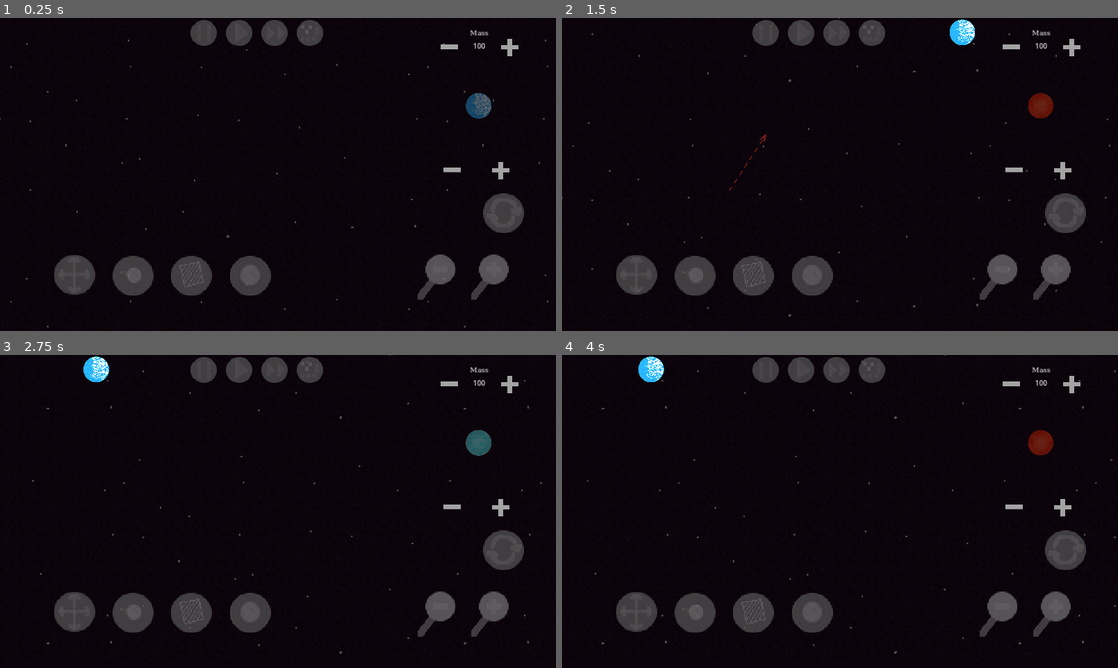
Above: before the commit, frames 1-4 (two rows, left to right).
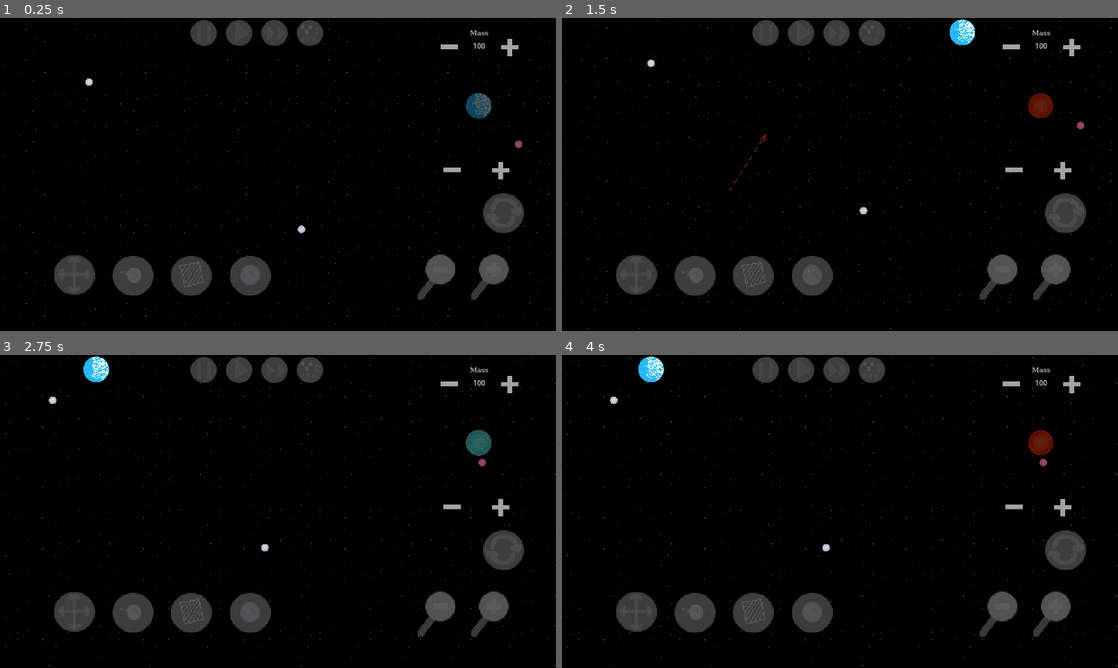
Above: after the commit, the same moments.

Repository: ArielLeiva/SimulacionGravitacional
Game: Godot game, scene res://scenes/space.tscn
Same seed, same stepped clock (60 frames per second), same inputs: the game is played once before the commit and once after it. Sound files missing from this copy of the repository are replaced by a short silence.
Inputs (mouse positions are in pixels of both pictures, inside the frame that each line leads up to):
- Up to frame 1 (0.25 s): no input
- Up to frame 2 (1.5 s): tap Enter at 0.5 s; move the mouse to (962, 158) at 0.52 s; hold F (fast_forward) 0.53-1.25 s; hold Down (camera_down) 0.53-1.25 s; click (962, 158) at 0.67 s; drag from (728, 190) to (840, 21) at 1.27 s
- Up to frame 3 (2.75 s): move the mouse to (333, 442) at 2.02 s; hold F (fast_forward) from 2.03 s (still down); hold Right (camera_right) from 2.03 s (still down)
- Up to frame 4 (4 s): release F (fast_forward) at 2.75 s; release Right (camera_right) at 2.75 s; drag from (812, 574) to (673, 464) at 2.77 s; move the mouse to (1006, 558) at 3.52 s; hold Delete (delete) from 3.53 s (still down)

The runs differ from the first frame. In frame 1, 0.3% of the frame differs, in the area x 0-99%, y 0-99%; in frame 2, 0.3%; in frame 3, 0.3%; in frame 4, 0.3%, in the area x 0-100%, y 0-100%.

Commit message:
Fondo modificado

Diff:
--- a/project.godot
+++ b/project.godot
@@ -162,6 +162,11 @@
 "events": [Object(InputEventKey,"resource_local_to_scene":false,"resource_name":"","device":-1,"window_id":0,"alt_press …(182 unchanged characters)…
 ]
 }
+quit={
+"deadzone": 0.5,
+"events": [Object(InputEventKey,"resource_local_to_scene":false,"resource_name":"","device":-1,"window_id":0,"alt_pressed":false,"shift_pressed":false,"ctrl_pressed":false,"meta_pressed":false,"pressed":false,"keycode":0,"physical_keycode":4194305,"key_label":0,"unicode":0,"echo":false,"script":null)
+]
+}
 
 [input_devices]
 
--- a/scenes/UI.tscn
+++ b/scenes/UI.tscn
@@ -26,6 +26,9 @@
 [ext_resource type="Texture2D" uid="uid://vkowbdxy7v7o" path="res://assets/modes/hide_ui.png" id="23_awhju"]
 
 [sub_resource type="FontFile" id="FontFile_7ojnd"]
+subpixel_positioning = 0
+msdf_pixel_range = 14
+msdf_size = 128
 cache/0/16/0/ascent = 0.0
 cache/0/16/0/descent = 0.0
 cache/0/16/0/underline_position = 0.0
--- a/scenes/container.tscn
+++ b/scenes/container.tscn
@@ -1,9 +1,11 @@
-[gd_scene load_steps=8 format=3 uid="uid://7x1we8o3gs3j"]
+[gd_scene load_steps=10 format=3 uid="uid://7x1we8o3gs3j"]
 
 [ext_resource type="Script" path="res://scripts/container.gd" id="1_ada0w"]
 [ext_resource type="Script" path="res://scripts/node_killing.gd" id="1_mei8t"]
 [ext_resource type="Texture2D" uid="uid://blhr5qcj8mc1a" path="res://assets/general/fondo.png" id="2_nynu6"]
 [ext_resource type="Script" path="res://scripts/parallax.gd" id="3_18l67"]
+[ext_resource type="Texture2D" uid="uid://djuau8lg4p88i" path="res://assets/space/background1.png" id="5_t2hoy"]
+[ext_resource type="Texture2D" uid="uid://b55in66ue3162" path="res://assets/space/background2.png" id="6_06d04"]
 
 [sub_resource type="RectangleShape2D" id="RectangleShape2D_6ujro"]
 size = Vector2(7680, 4320)
@@ -29,6 +31,7 @@
 script = ExtResource("3_18l67")
 
 [node name="ParallaxLayer" type="ParallaxLayer" parent="LivingZone/ParallaxBackground"]
+visible = false
 motion_mirroring = Vector2(7680, 4320)
 
 [node name="TextureRect" type="TextureRect" parent="LivingZone/ParallaxBackground/ParallaxLayer"]
@@ -38,6 +41,29 @@
 offset_bottom = 5088.0
 texture = ExtResource("2_nynu6")
 stretch_mode = 1
+
+[node name="background0" type="ParallaxBackground" parent="LivingZone"]
+scroll_ignore_camera_zoom = true
+script = ExtResource("3_18l67")
+
+[node name="main_back" type="ParallaxLayer" parent="LivingZone/background0"]
+motion_scale = Vector2(0.045, 0.045)
+motion_mirroring = Vector2(1280, 720)
+
+[node name="TextureRect" type="TextureRect" parent="LivingZone/background0/main_back"]
+offset_right = 40.0
+offset_bottom = 40.0
+texture = ExtResource("5_t2hoy")
+
+[node name="some_closer_stars" type="ParallaxLayer" parent="LivingZone/background0"]
+motion_scale = Vector2(0.06, 0.06)
+motion_mirroring = Vector2(1280, 720)
+
+[node name="TextureRect" type="TextureRect" parent="LivingZone/background0/some_closer_stars"]
+texture_filter = 1
+offset_right = 40.0
+offset_bottom = 40.0
+texture = ExtResource("6_06d04")
 
 [node name="walls" type="StaticBody2D" parent="."]
 
--- /dev/null
+++ b/scenes/quit.gd
@@ -0,0 +1,22 @@
+extends Node
+
+# Time required (in seconds) to press ESC in order to close the game
+var delay = 0.5
+var elapsed_time = 0
+
+func _ready():
+	set_process(false)
+
+func _unhandled_input(event):
+	if event.is_action_pressed("quit"):
+		elapsed_time = 0
+		set_process(true)
+
+func _process(delta):
+	if Input.is_action_pressed("quit"):
+		elapsed_time += delta
+		if elapsed_time >= delay:
+			get_tree().quit()
+	elif Input.is_action_just_released("quit"):
+		elapsed_time = 0
+		set_process(false)
--- a/scenes/space.tscn
+++ b/scenes/space.tscn
@@ -11,6 +11,7 @@
 [ext_resource type="PackedScene" uid="uid://cxje02qt5d6rb" path="res://scenes/selection.tscn" id="8_6fium"]
 [ext_resource type="PackedScene" uid="uid://dniyfmh3kk4qr" path="res://scenes/spawn.tscn" id="9_8pkdf"]
 [ext_resource type="Script" path="res://scripts/drag.gd" id="11_ryher"]
+[ext_resource type="Script" path="res://scenes/quit.gd" id="12_lvujy"]
 
 [node name="Node2D" type="Node2D"]
 
@@ -51,6 +52,9 @@
 [node name="drag" type="Node2D" parent="."]
 script = ExtResource("11_ryher")
 
+[node name="quit" type="Node" parent="."]
+script = ExtResource("12_lvujy")
+
 [connection signal="mode_updated" from="stage" to="selection" method="_on_stage_mode_updated"]
 [connection signal="mode_updated" from="stage" to="spawn" method="_on_stage_mode_updated"]
 [connection signal="mode_updated" from="stage" to="drag" method="_on_stage_mode_updated"]
--- a/scripts/container.gd
+++ b/scripts/container.gd
@@ -5,6 +5,7 @@
 # Called when the node enters the scene tree for the first time.
 func _ready():
 	camera = get_tree().get_first_node_in_group("camera")
-	if !camera.limited_camera:
-		for x in get_tree().get_nodes_in_group("collisions"):
-			x.disabled = true
+	if camera:
+		if !camera.limited_camera:
+			for x in get_tree().get_nodes_in_group("collisions"):
+				x.disabled = true
--- a/scripts/parallax.gd
+++ b/scripts/parallax.gd
@@ -4,4 +4,5 @@
 
 func _ready():
 	camera = get_tree().get_first_node_in_group("camera")
-	scroll_offset = camera.offset
+	if camera:
+		scroll_offset = camera.offset
--- a/scripts/stage.gd
+++ b/scripts/stage.gd
@@ -58,6 +58,3 @@
 		elif event.is_action_released(a):
 			conds[i] = false
 		i += 1
-
-func _process(_delta):
-	pass
Binary file added: assets/space/background1.png
Not shown, added: assets/space/background1.png.import
Binary file added: assets/space/background2.png
Not shown, added: assets/space/background2.png.import
Binary file added: assets/space/background3.png
Not shown, added: assets/space/background3.png.import
Binary file added: assets/space/really_close_bodies.png
Not shown, added: assets/space/really_close_bodies.png.import
Not shown, changed: export_presets.cfg
Not shown: 1 places in scenes/space.tscn that only renumber resources
Not shown, added: assets/better_space.xcf
